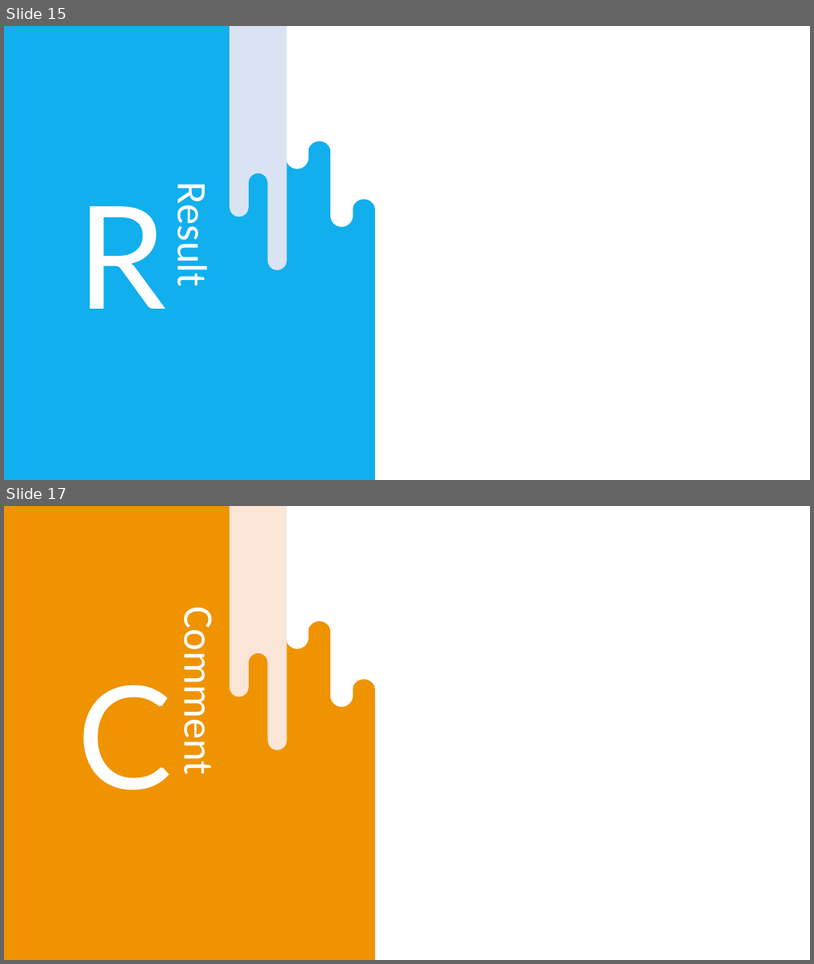
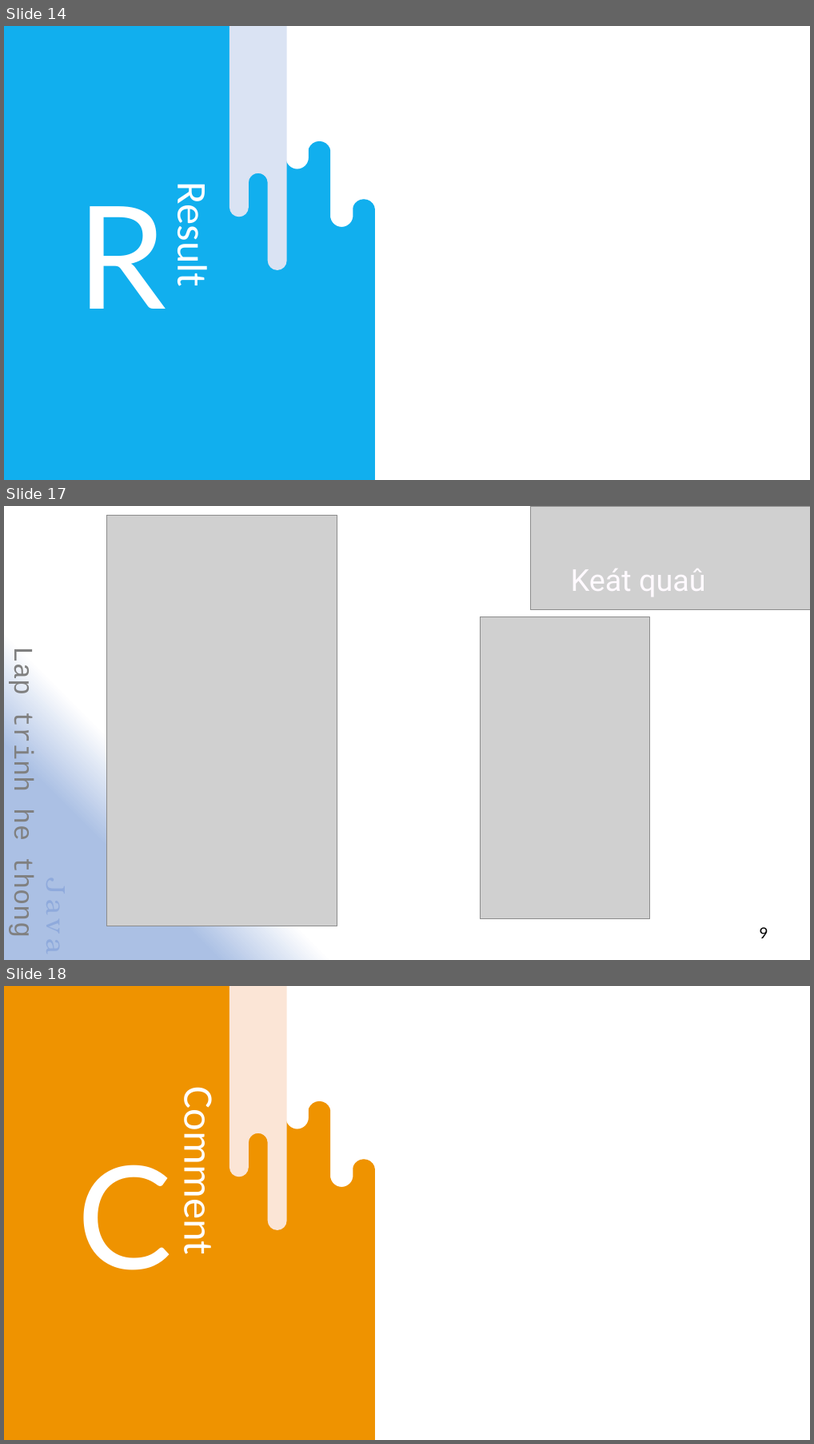
Before and after one commit to MrteenBao/JavaTeamMtcl2014, a slide deck: Slide/Presentation_final.pptx. Shown one above the other, each under a label of ours: slides 15 and 17 before the commit, slides 14, 17 and 18 after it; the slides between them are not shown. The pictures are 814x964 and 814x1444 pixels, drawn with LibreOffice and Linux fonts; fonts in the diff are those of the drawing; grey boxes stand for pictures. Boxes give left, top, right and bottom in pixels: in the first picture for what was removed or moved away, otherwise in the second. Text is boxed around its words. In the diff, an @@ line names an element or a change of style, - is before the commit and + after.

```diff
--- a/Slide/Presentation_final.pptx
+++ b/Slide/Presentation_final.pptx
@@ slide 17 added at box(4, 506, 810, 960), background gradient #FFFFFF to #ABC0E4 to #C7D5ED @@
@@ picture added at box(107, 515, 338, 925) @@
@@ picture added at box(531, 506, 810, 609) @@
@@ text added at box(571, 568, 706, 596), 36 pt, text #FFFAFF @@
+Keát quaû
@@ picture added at box(480, 616, 650, 919) @@
@@ text added at box(6, 652, 37, 935), 32 pt, text #808080 @@
+Java
+Lap trinh he thong
@@ text added at box(760, 927, 769, 938), 18 pt, text #000000 @@
+9
@@ what was slide 15 is now slide 14 @@
@@ what was slide 17 is now slide 18 @@
```
Also in this commit, not shown: 7 slides changed.
